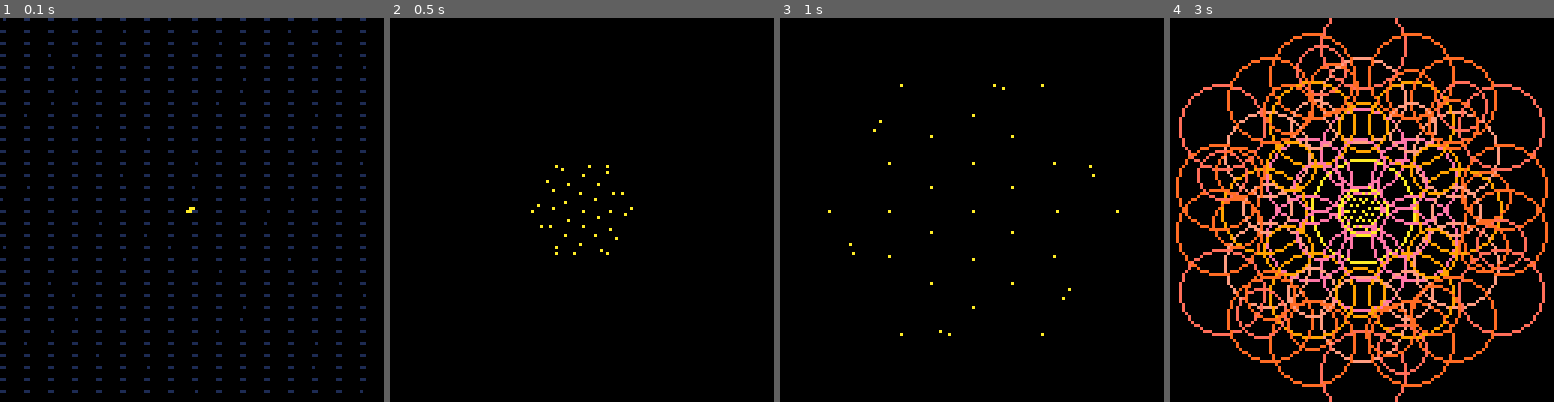
Above: before the commit, frames 1-4 (left to right).
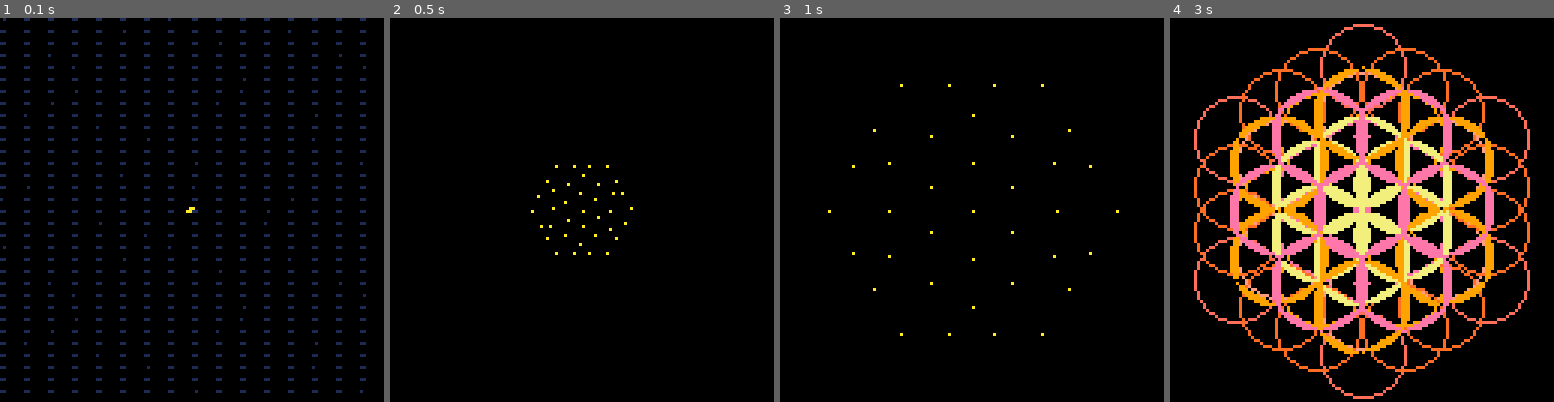
Above: after the commit, the same moments.

Repository: bitchunk/p8graphs
Game: PICO-8 cartridge streamoflife.p8
Two runs of this game, one before a commit and one after it. Both use one fixed random seed, a clock stepped at 60 frames per second and the inputs below.
Inputs:
- Up to frame 1 (0.1 s): no input
- Up to frame 2 (0.5 s): tap X (X key) at 0.33 s
- Up to frame 3 (1 s): tap O (Z key) at 0.7 s
- Up to frame 4 (3 s): tap X (X key) at 1.07, 1.85, 2.97 s; hold Right 1.6-2.1 s; tap O (Z key) every 0.4 s from 1.7 to 2.9 s; hold Up 2.15-2.42 s; hold Right from 2.47 s (still down)

Frame 1 is identical in both runs. In frame 2, less than 0.1% of the frame differs, in the area x 38-62%, y 38-62%; in frame 3, less than 0.1%; in frame 4, 42%, in the area x 1-99%, y 0-100%.

Commit message:
streamoflige、segfillに仮対応

Diff:
--- a/streamoflife.p8
+++ b/streamoflife.p8
@@ -404,9 +404,24 @@
 --pal(10,15)
 --pal(9,7)
 --pal(15,11)
-floweroflife()
+segfloweroflife()
+--floweroflife()
 --seedoflife()
 
+--local t=htbl[[
+--{{
+--{1 1 0 11 0 0.50}
+--{2 6 0 11 16 1.00}
+--{3 6 0 11 32 -0.5}
+--{4 6 0 11 28 -0.75}
+--{5 6 0 11 48 0.25}
+--{6 6 0 11 42 0.36}
+--{7 6 0 11 42 0.64}
+--} 60}
+--]]
+--scmd([[
+--fsc ps fsetscript 0
+--]],t)
 --[[
 trs ps flowerde 50
 trs ps flowerde 100
@@ -487,30 +502,29 @@
 end
 end
 
-function flset(flws,fsp,w)
+function flset(fbuf,fsp,w,f)
 
 local s=join(' '
 ,"trs ps flowerc"
 ,w
 )
-return scmd(s,{fsp,flws,sub=_prm.sub})
+--flower set params, flower buffer, draw function
+return scmd(s,{fsp,fbuf,f,sub=_prm.sub})
 --return fltbl
 end
 
-function fsetscript(t,ft)
-local aas=0
-	if _fst or t==true then
+function fsetscript()
+--local aas=0
+	if _fst then
 		_prm.fltbl={}
 		_prm.ord=nil
---		dmp(ft)
---		_prm.flws=ft or {}
 		_prm.flws=_prm.flws or {}
 		tmap(_prm,function(v,i)
 			if tonum(i) then
 				add(_prm.fltbl,v)
 			end
 		end)
-		aas+=1
+--		aas+=1
 --		return
 --		dmp('fs')
 	end
@@ -520,19 +534,16 @@
 			scmd([[
 				fsc ps fsetscript 0
 			]],_prm)
---				fsetscript(true)
 			return 1
 		end
-		if _prm.ord then
-		?_prm.ord._cnt,0,0,7
---		stop()
-		end
+--		if _prm.ord then
+--		?_prm.ord._cnt,0,0,7
+--		end
 		local o=flset(_prm.flws,unpack(deli(_prm.fltbl,1)))
 		_prm.ord=o[#o]
-		if _prm.ord then
-		?o[#o]._cnt,32,0,7
---		stop()
-		end
+--		if _prm.ord then
+--		?o[#o]._cnt,32,0,7
+--		end
 --	dmp({aas,#_scal.trs.ords})
 --		dbg(_prm.ord)
 	end
@@ -542,71 +553,77 @@
 --	dbg(#_prm.fltbl)
 end
 
-function flowers(fpat,flws)
---function flowers(fpat)
---	local flws=_prm[3]
---	local flws={}
---dmp(fpat)
+--function flowers(fpat,flws,)
+function flowers(fpat,fbuf)
+
 	tmap(fpat,function(v,i)
-		local i,n,r,c,d,a=unpack(v)
+		local i,n,r,c,d,a,fn=unpack(v)
 		local f,sc={}
---dmp(i)
 
 		for j=1,n do
---			local pf,x,y,sr,sa,sd=flws[i] and flws[i][j],64,64,0,0,0
-			local pf,x,y,sr,sa,sd=flws[i] and flws[i][j],64,64,0,0,0
+			local pf,fpp,x,y,sr,sa,sd,sfn=
+			fbuf[i] and fbuf[i][j]
+			,{}
+			,64,64,0,0,0
+
 			if pf then
-				x,y,sr,sc,sa,sd=unpack(pf)
+				fpp,sa,sd,sfn=unpack(pf)
+				x,y,sr,sc,s,l=unpack(fpp)
+--				dmp(fn)
 			end
-		 --sx,sy,ex,ey,distance,radius,col,wait
+			fpp={x,y,sr,c,unpack(fn or sfn or {},2)}
 			f[j]={
-				x,y,sr,c,sa,sd --current
+				fpp,sa,sd --current
+				,fn or sfn or {'circ'} --drawfn
+--				,fn and fn[1] or 'circ' --drawfn
 				,sr,sa,sd  --start
 				,r,a,d,n				--end & prms
 			}
---			if i>8 then
---			dmp(f)
---			end
 		end
-		flws[i]=f
---		_prm[2][i]=f
+		fbuf[i]=f
 	end)
---	return flws
---	dmp(flws)
+--	dmp(fbuf)
 end
 
 function flowerc()
 	if _fst then
 --	dmp(_prm[1])
-		flowers(_prm[1],_prm[2])
+		flowers(unpack(_prm))
 	end
 --	dbg(_cnt)
 --		dmp(flws)
-	flws=_prm[2]
+	fbuf=_prm[2]
+--	func=_ENV[_prm[3]]
+--	dmp(func)
 --	dbg(#flws)
-	tmap(flws,function(v,i)
+	tmap(fbuf,function(v,i)
 
 --	dbg(i)
 --	tmap(_prm[3],function(v)
 		tmap(v,function(v,j)
---			local x,y,r,c,a,sx,sy,sr,sa,er,ea,d,n=unpack(v)
 			local pr
-			,x,y,r,c,a,d
+			,fpp,a,d
+			,fn
 			,sr,sa,sd
-			,er,ea,ed,n=(sin(_rate'0 -0.25')),unpack(v)
+			,er,ea,ed,n=sin(_rate'0 -0.25'),unpack(v)
+--			dmp()
 			a=_rate({sa,ea},_dur,_cnt*pr)
 			d=_rate({sd,ed},_dur,_cnt*pr)
 			local ex,ey=
 			d*sin(j/n+a)+64
 			,d*cos(j/n+a)+64
 			r=(_rate({sr,er},_dur,_cnt*pr))\1
---dbg(_cnt*pr/_dur)
---			dbg(x,y,r,sr,er)
---			dbg(sx,sy,sr,er)
+
 			if _lst then
 				sr,sa,sd=er,ea,ed
 			end
-			return {ex,ey,r,c,a,d,sr,sa,sd,er,ea,ed,n}
+
+			fpp={ex,ey,r,unpack(fpp,4),}
+			fpp[5]=(fn[2] or 0)+j/n
+			if #fpp>5 then
+--dmp(fpp)
+end
+			return {fpp,a,d,fn,sr,sa,sd,er,ea,ed,n}
 		end)
 		flwb[i]=v
 --		add(flwb,v)
@@ -625,9 +642,12 @@
 --dmp(flwb)
 --	foreach()
 	tmap(flwb,function(v)
---		flip()
 		tmap(v,function(v)
-			circ(unpack(v))
+--dmp(_ENV[v[6]])
+--if v[8]=='segfill' then
+--dmp(1)
+--end
+			_ENV[v[4][1]](unpack(v[1]))
 		end)
 
 	end)
@@ -731,7 +751,7 @@
 	end
 end
 -->8
-function floweroflife()
+function segfloweroflife()
 pal(htd'f202f404f9fe070809ff0af7',1)
 local t=htbl[[
 {{
@@ -744,6 +764,144 @@
 {7 6 0 11 0 0.89}
 } 1}
 {{
+{1 1 0 11 0 0}
+{2 6 0 11 16 1.00}
+{3 6 0 11 32 -0.5}
+{4 6 0 11 28 -0.75}
+{5 6 0 11 48 0.25}
+{6 6 0 11 42 0.36}
+{7 6 0 11 42 0.64}
+} 60}
+{{
+{1 1 16 11 0 0}
+{2 6 16 14 16 0.0}
+{3 6 16 10 32 0.0}
+{4 6 16 9 28 -0.25}
+{5 6 16 6 48 0.0}
+{6 6 16 5 42 0.11}
+{7 6 16 5 42 0.39}
+{8 6 0 12 0 0}
+{9 6 0 12 16 0.0}
+{10 6 0 12 16 0.0}
+{11 6 0 12 16 0.0}
+{12 6 0 12 16 0.0}
+{13 6 0 12 16 0.0}
+{14 6 0 12 16 0.0}
+{15 6 0 12 32 0.0}
+{16 6 0 12 32 0.0}
+{17 6 0 12 32 0.0}
+{18 6 0 12 32 0.0}
+{19 6 0 12 32 0.0}
+{20 6 0 12 32 0.0}
+{21 6 0 12 28 -0.25}
+{22 6 0 12 28 -0.25}
+{23 6 0 12 28 -0.25}
+{24 6 0 12 28 -0.25}
+{25 6 0 12 28 -0.25}
+{26 6 0 12 28 -0.25}
+} 60}
+{{
+{1 1 16 11 0 0}
+{2 6 16 14 16 0.0}
+{3 6 16 10 32 0.0}
+{4 6 16 9 28 -0.25}
+{5 6 16 6 48 0.0}
+{6 6 16 5 42 0.11}
+{7 6 16 5 42 0.39}
+} 20}
+{{
+{1 1 8 11 0 0}
+{2 6 8 14 16 0.0}
+{3 6 8 10 32 0.0}
+{4 6 8 9 28 -0.25}
+{5 6 8 6 48 0.0}
+{6 6 8 5 42 0.11}
+{7 6 8 5 42 0.39}
+{8 6 16 14 0 0 {segfill 0 0.1666}}
+{9 6 16 12 16 0.0 {segfill 0 0.1666}}
+{10 6 16 12 16 0.0 {segfill 0.1666 0.1667}}
+{11 6 16 12 16 0.0 {segfill 0.3333 0.1667}}
+{12 6 16 12 16 0.0 {segfill 0.5 0.1667}}
+{13 6 16 12 16 0.0 {segfill 0.6666 0.1667}}
+{14 6 16 12 16 0.0 {segfill 0.8333 0.1667}}
+{15 6 16 9 32 0.0 {segfill 0 0.1666}}
+{16 6 16 9 32 0.0 {segfill 0.1666 0.1667}}
+{17 6 16 9 32 0.0 {segfill 0.3333 0.1667}}
+{18 6 16 9 32 0.0 {segfill 0.5 0.1667}}
+{19 6 16 9 32 0.0 {segfill 0.6666 0.1667}}
+{20 6 16 9 32 0.0 {segfill 0.8333 0.1667}}
+{21 6 16 14 28 -0.25 {segfill 0 0.1666}}
+{22 6 16 14 28 -0.25 {segfill 0.1666 0.1667}}
+{23 6 16 14 28 -0.25 {segfill 0.3333 0.1667}}
+{24 6 16 14 28 -0.25 {segfill 0.5 0.1667}}
+{25 6 16 14 28 -0.25 {segfill 0.6666 0.1667}}
+{26 6 16 14 28 -0.25 {segfill 0.8333 0.1667}}
+} 10}
+{{
+{1 1 14 11 0 0}
+{2 6 14 14 16 0.0}
+{3 6 14 10 32 0.0}
+{4 6 14 9 28 -0.25}
+{5 6 14 6 48 0.0}
+{6 6 14 5 42 0.11}
+{7 6 14 5 42 0.39}
+} 20}
+{{
+} 30}
+{{
+{1 1 0 11 0 0}
+{2 6 0 14 16 1.00}
+{3 6 0 10 32 -0.5}
+{4 6 0 9 28 -0.75}
+{5 6 0 6 48 0.25}
+{6 6 0 5 42 0.36}
+{7 6 0 5 42 0.64}
+{8 6 128 14 0 -0.25}
+{9 6 16 12 128 0.25}
+{10 6 16 12 128 0.25}
+{11 6 16 12 128 0.25}
+{12 6 16 12 128 0.25}
+{13 6 16 12 128 0.25}
+{14 6 16 12 128 0.25}
+{15 6 16 9 160 -0.25}
+{16 6 16 9 160 -0.25}
+{17 6 16 9 160 -0.25}
+{18 6 16 9 160 -0.25}
+{19 6 16 9 160 -0.25}
+{20 6 16 9 160 -0.25}
+{21 6 16 14 152 0.0}
+{22 6 16 14 152 0.0}
+{23 6 16 14 152 0.0}
+{24 6 16 14 152 0.0}
+{25 6 16 14 152 0.0}
+{26 6 16 14 152 0.0}
+} 60}
+
+]]
+
+scmd([[
+fsc ps fsetscript 0
+]],t)
+--[[
+trs ps flowerde 80
+trs ps flowerde 160
+
+]]
+end
+
+function floweroflife()
+pal(htd'f202f404f9fe070809ff0af7',1)
+local t=htbl[[
+{{
+{1 1 0 11 0 1}
+{2 6 0 11 0 2}
+{3 6 0 11 0 -1.0}
+{4 6 0 11 0 -1.25}
+{5 6 0 11 0 0.5}
+{6 6 0 11 0 0.61}
+{7 6 0 11 0 0.89}
+} 1}
+{{
 {1 1 0 11 0 0.50}
 {2 6 0 11 16 1.00}
 {3 6 0 11 32 -0.5}
@@ -837,7 +995,7 @@
 {5 6 16 10 0 0.5}
 {6 12 16 9 0 -0.5}
 {7 18 16 4 0 1.0}
-} 1}
+} 1 circ}
 {{
 {1 1 20 7 0 0}
 {2 6 20 10 20 0.6}
@@ -846,7 +1004,7 @@
 {5 6 20 7 0 0.5}
 {6 12 20 7 0 -0.5}
 {7 18 20 7 0 1.0}
-} 16}
+} 16 circ}
 {{
 {1 1 16 7 0 0}
 {2 6 16 10 16 0.5}
@@ -855,7 +1013,7 @@
 {5 6 16 7 0 0.5}
 {6 12 16 7 0 -0.5}
 {7 18 16 7 0 1.0}
-} 30}
+} 30 circ}
 {{
 {1 1 16 7 0 0}
 {2 6 16 10 112 0.5}
@@ -864,7 +1022,7 @@
 {5 6 16 10 16 0.5}
 {6 12 16 9 32 -0.5}
 {7 18 16 4 48 1.0}
-} 60}
+} 60 circ}
 ]]
 scmd([[
 fsc ps fsetscript 0
